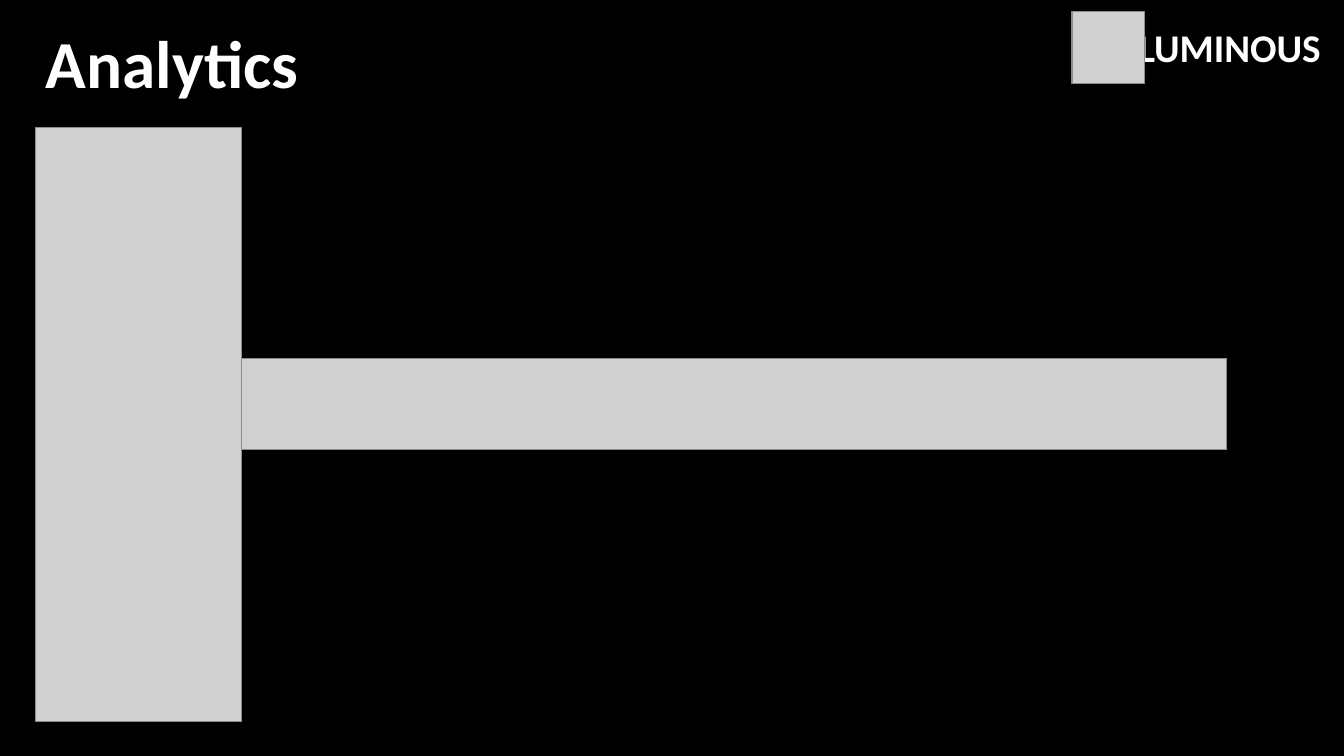
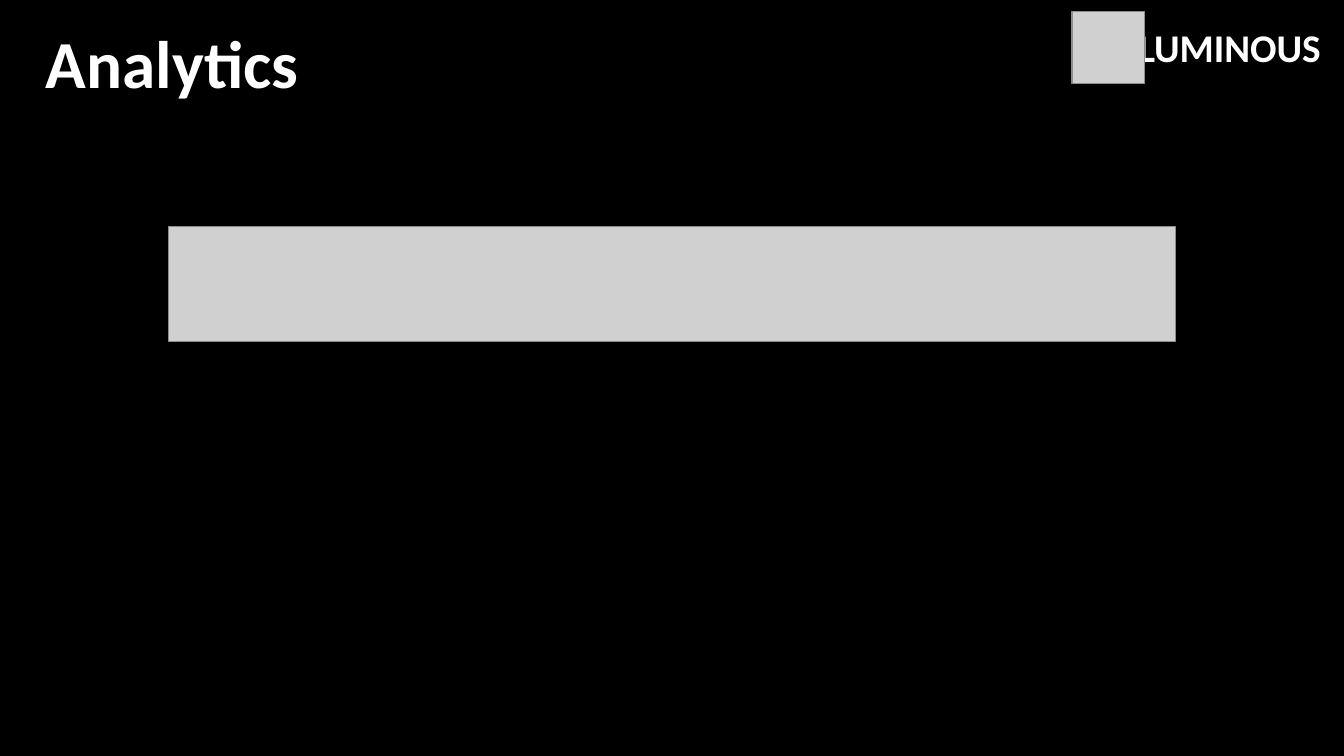
Before and after one commit to felipepereiradasilva1/Projeto-Luminous-v2, a slide deck: slide 13 of documentação/ApresentaçãoLuminous.pptx. Drawn at 1344x756 pixels with LibreOffice and Linux fonts; fonts in the diff are those of the drawing; grey boxes stand for pictures. Boxes give left, top, right and bottom in pixels: in the first picture for what was removed or moved away, otherwise in the second. Text is boxed around its words. In the diff, an @@ line names an element or a change of style, - is before the commit and + after.

Commit message:
ppt final

```diff
--- a/documentação/ApresentaçãoLuminous.pptx
+++ b/documentação/ApresentaçãoLuminous.pptx
@@ picture removed at box(36, 128, 242, 722) @@
@@ picture added at box(168, 226, 1176, 341) @@
@@ picture removed at box(242, 359, 1227, 451) @@
```
Also in this commit, not shown: 2 other slides changed, 2 other files.
